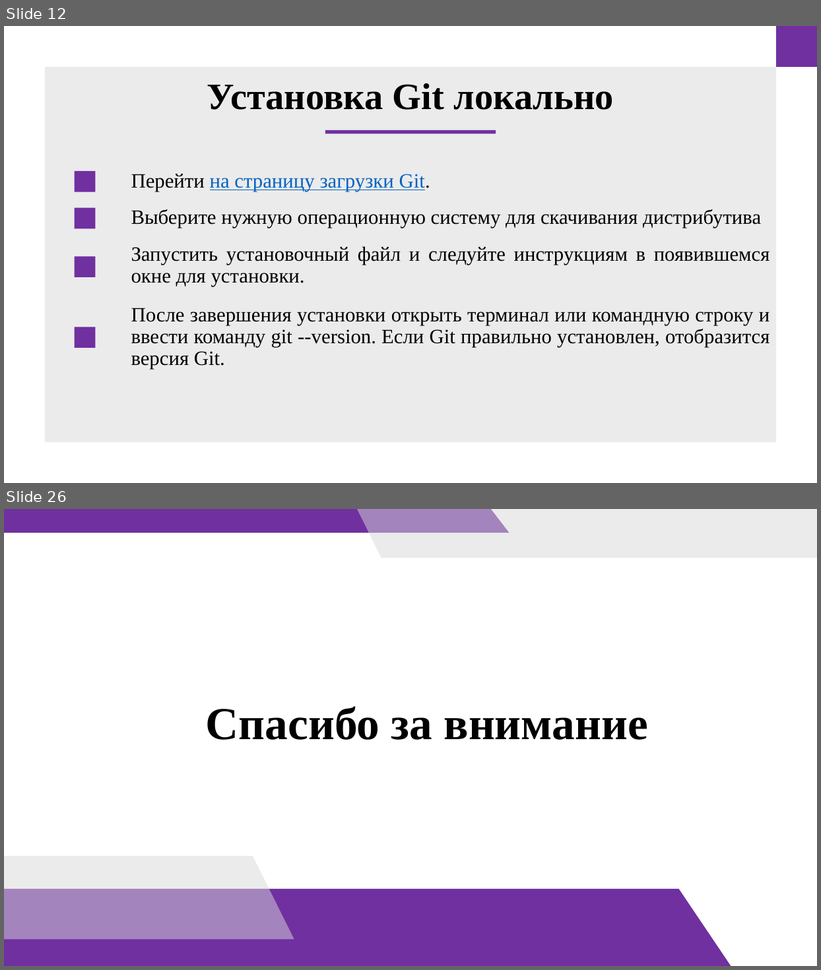
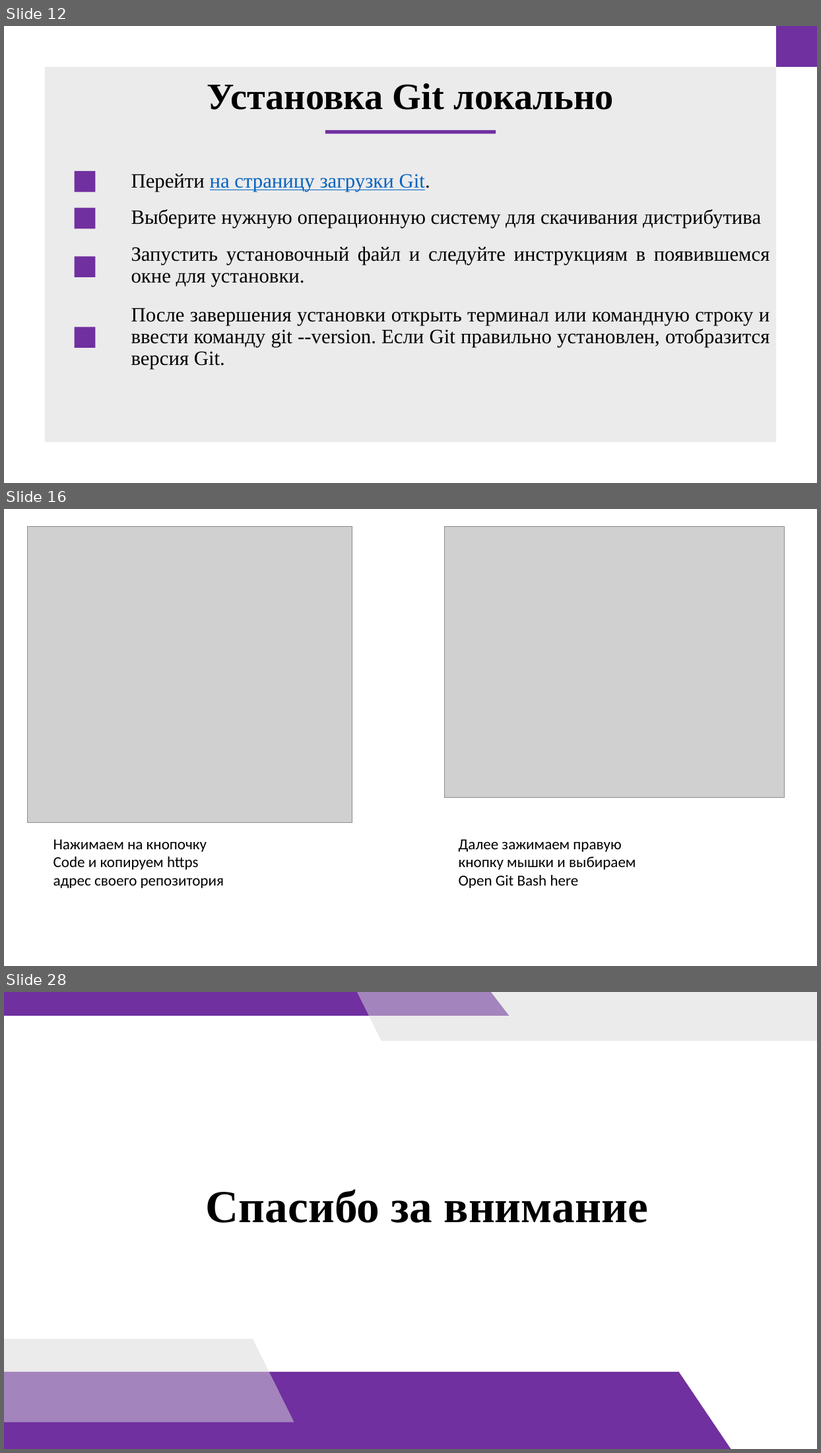
Before and after one commit to doshenka/akademy_files, a slide deck: преза на 11-23-24.pptx. Shown one above the other, each under a label of ours: slides 12 and 26 before the commit, slides 12, 16 and 28 after it; the slides between them are not shown. The pictures are 821x970 and 821x1453 pixels, drawn with LibreOffice and Linux fonts; fonts in the diff are those of the drawing; grey boxes stand for pictures. Boxes give left, top, right and bottom in pixels: in the first picture for what was removed or moved away, otherwise in the second. Text is boxed around its words. In the diff, an @@ line names an element or a change of style, - is before the commit and + after.

```diff
--- a/преза на 11-23-24.pptx
+++ b/преза на 11-23-24.pptx
@@ slide 16 added at [4, 509, 817, 966], background #FFFFFF @@
@@ picture added at [27, 527, 352, 823] @@
@@ picture added at [444, 527, 785, 798] @@
@@ text added at [54, 840, 224, 889], 18 pt, text #000000 @@
+Нажимаем на кнопочку Code и копируем https адрес своего репозитория
@@ text added at [459, 840, 636, 889], 18 pt, text #000000 @@
+Далее зажимаем правую кнопку мышки и выбираем Open Git Bash here
@@ what was slide 26 is now slide 28 @@
```
Also in this commit, not shown: 2 slides changed, 12 other slides added, 11 slides removed.
